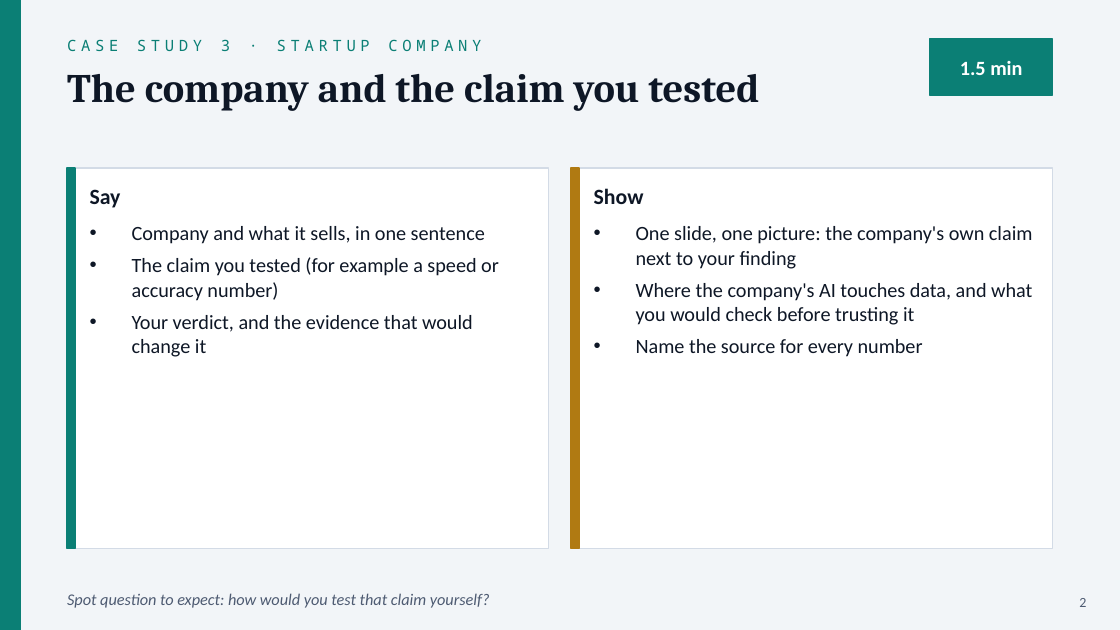
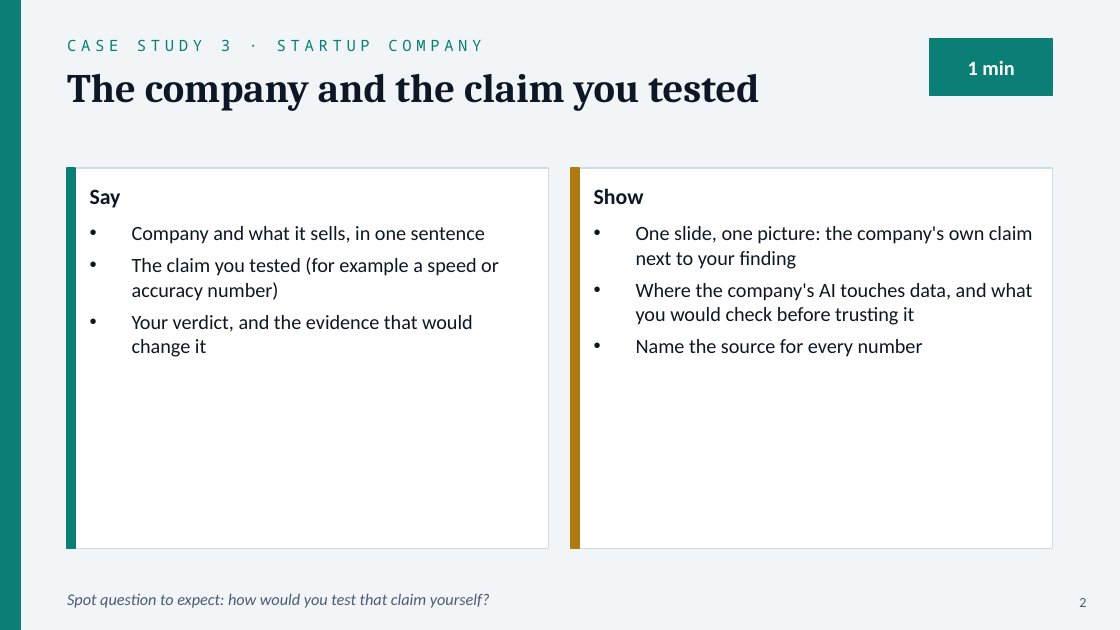
Before and after one commit to cyberdefendersprogram/classapp, a slide deck: slide 2 of content/cis53/templates/CIS53-Final-Presentation-Template.pptx. Drawn at 1120x630 pixels with LibreOffice and Linux fonts; fonts in the diff are those of the drawing. Boxes give left, top, right and bottom in pixels: in the first picture for what was removed or moved away, otherwise in the second. Text is boxed around its words. In the diff, an @@ line names an element or a change of style, - is before the commit and + after.

```diff
--- a/content/cis53/templates/CIS53-Final-Presentation-Template.pptx
+++ b/content/cis53/templates/CIS53-Final-Presentation-Template.pptx
@@ text at <box>968,61,1014,75</box>: text changed @@
-1.5 min
+1 min
```
Also in this commit, not shown: 4 other slides changed, 2 other files.
